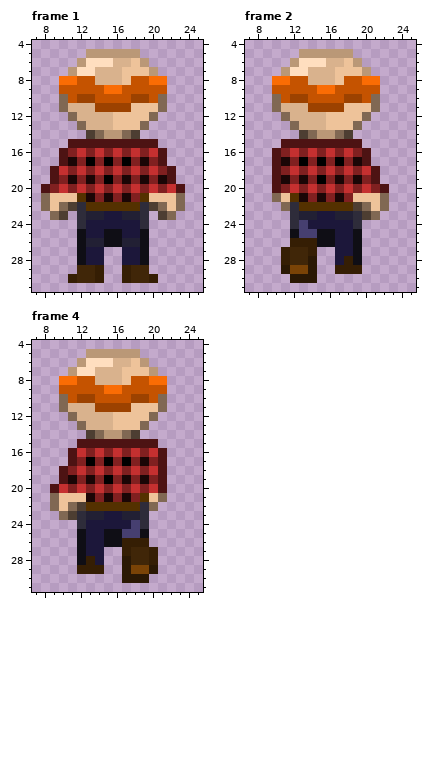
Pixel-art file, stored at Textures/Game Developments/Characters/MC/Back Profile.ase. Above, as it was before the edit.
32x32 pixels, 4 frames. Colours within 5 levels of each other are drawn and written as one. Shown: frame 1: x 7..25, y 4..31; frame 2: x 7..25, y 4..31; frame 4: x 7..25, y 4..31. The commit also changed other frames, which this record leaves out.
The result:
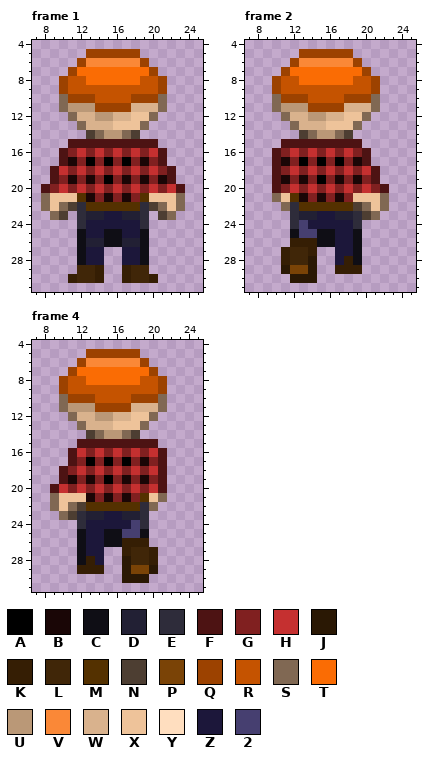
Palette (. is transparent): A #000000  B #1a0606  C #0f0e15  D #222034  E #2e2c3a  F #4d1313  G #802020  H #c53030  J #2a1804  K #351e04  L #402608  M #543100  N #4d3e32  P #7a4306  Q #9c4200  R #c55300  S #806853  T #fa6c04  U #ba9877  V #fa8837  W #d9b28d  X #eec39a  Y #ffdebf  Z #1c173a  2 #463f70
Changes in this commit:
Changed rows in their new state; - is an unchanged pixel.
Frame 1:
first column x 10:
 5 ---QQQQQQ---
 6 --QVVVVVVQ--
 7 -QTTTTTTTTQ-
 8 QR-TTTTTT-RQ
 9 Q----RR----Q
10 -Q--------Q-
11 -UUU----WWW-
12 ----UUWW----
Frame 2: the same change as frame 1
Frame 4: the same change as frame 1
Boxes around the changes in both pictures, in picture pixels (x1, y1, x2, y2):
changed: (59, 49, 167, 121)
changed: (272, 49, 380, 121)
changed: (59, 349, 167, 421)
